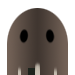
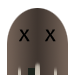
Two versions of the same layered image (75×75). Layer-by-layer changes:
added layer "Right Eye X" above "Left Eye X" over [45, 29, 56, 42]
added layer "Left Eye X" above "Layer 10" over [19, 29, 30, 42]
hid "Layer 10" over [45, 29, 55, 44]
hid "Layer 9" over [19, 29, 29, 44]
